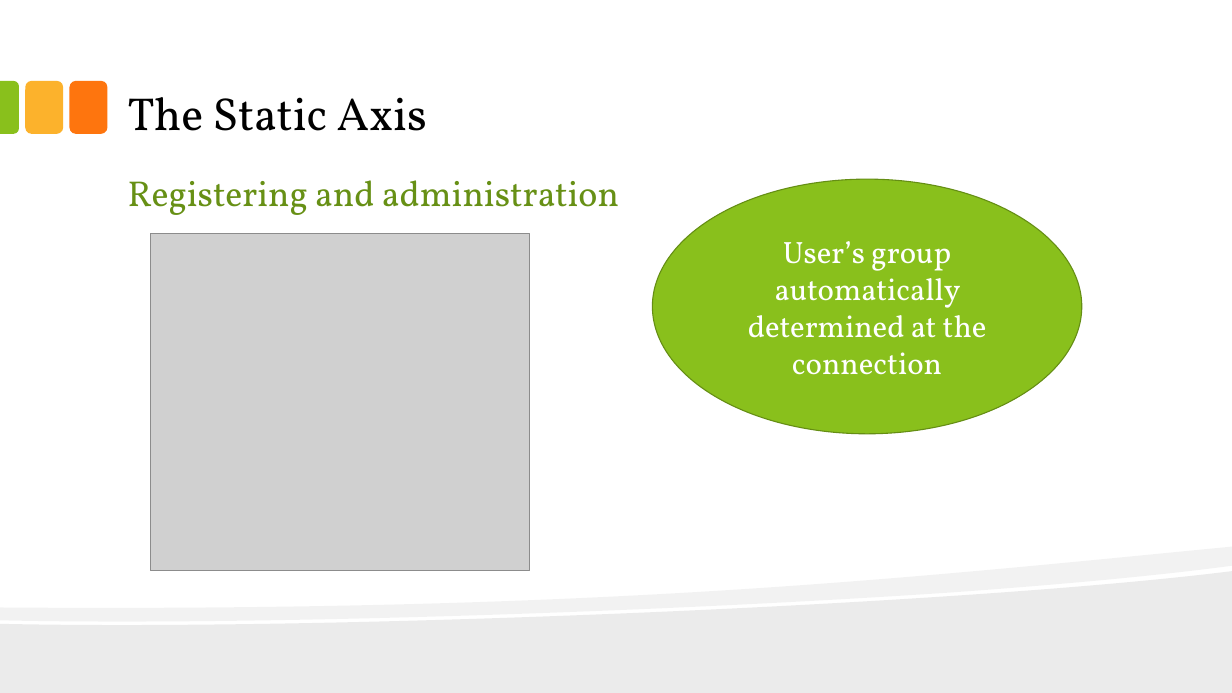
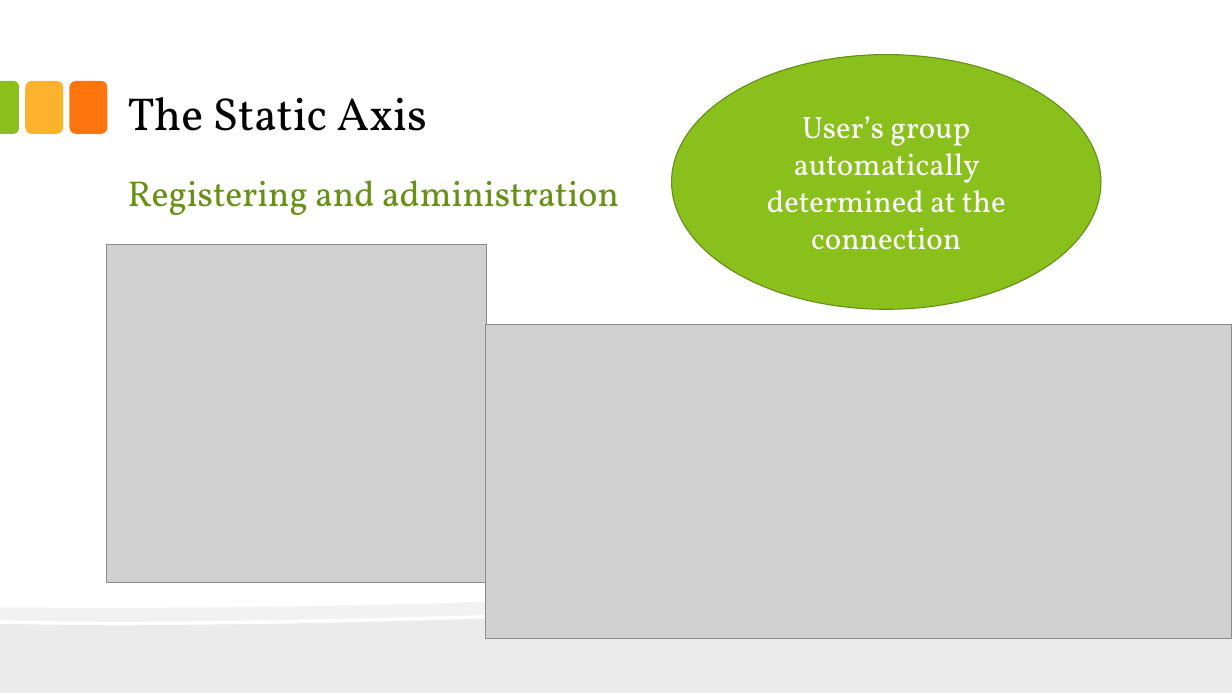
Before and after one commit to thelittlewozniak/iKitchen, a slide deck: slide 15 of Fichiers analyse/IKitchen.pptx. Drawn at 1232x693 pixels with LibreOffice and Linux fonts; fonts in the diff are those of the drawing; grey boxes stand for pictures. Boxes give left, top, right and bottom in pixels: in the first picture for what was removed or moved away, otherwise in the second. Text is boxed around its words. In the diff, an @@ line names an element or a change of style, - is before the commit and + after.

```diff
--- a/Fichiers analyse/IKitchen.pptx
+++ b/Fichiers analyse/IKitchen.pptx
@@ ellipse "User’s group automatically determined at ..." moved from (x1=653, y1=179, x2=1082, y2=434) to (x1=672, y1=55, x2=1102, y2=310) @@
@@ picture moved from (x1=150, y1=233, x2=529, y2=571) to (x1=107, y1=244, x2=486, y2=582) @@
@@ picture added at (x1=486, y1=324, x2=1232, y2=639) @@
```
Also in this commit, not shown: 2 slides added, 8 other files.
